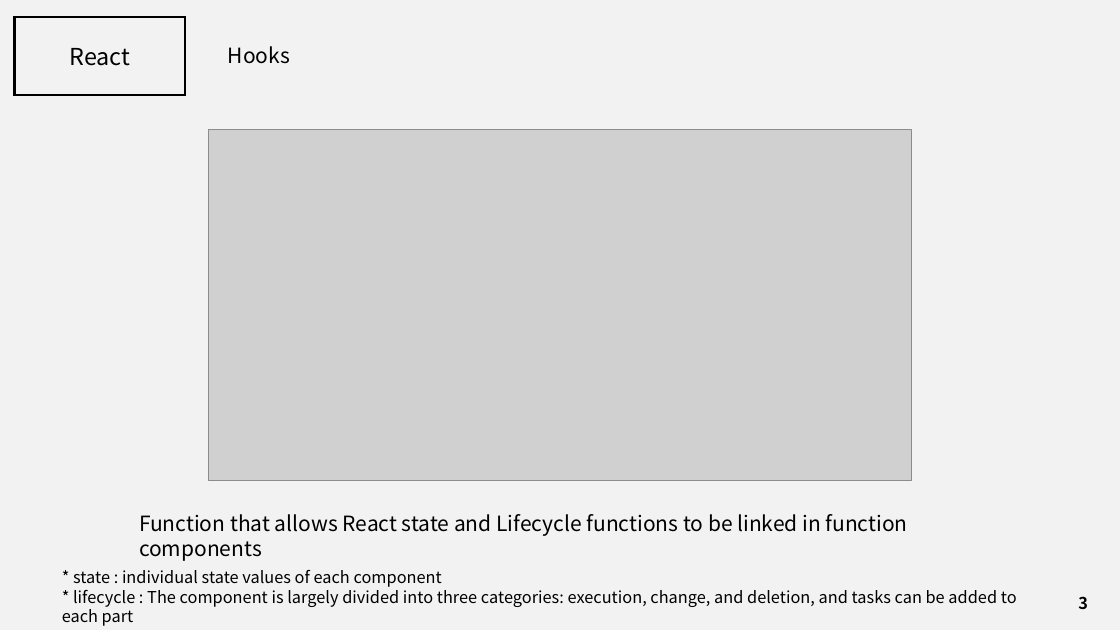
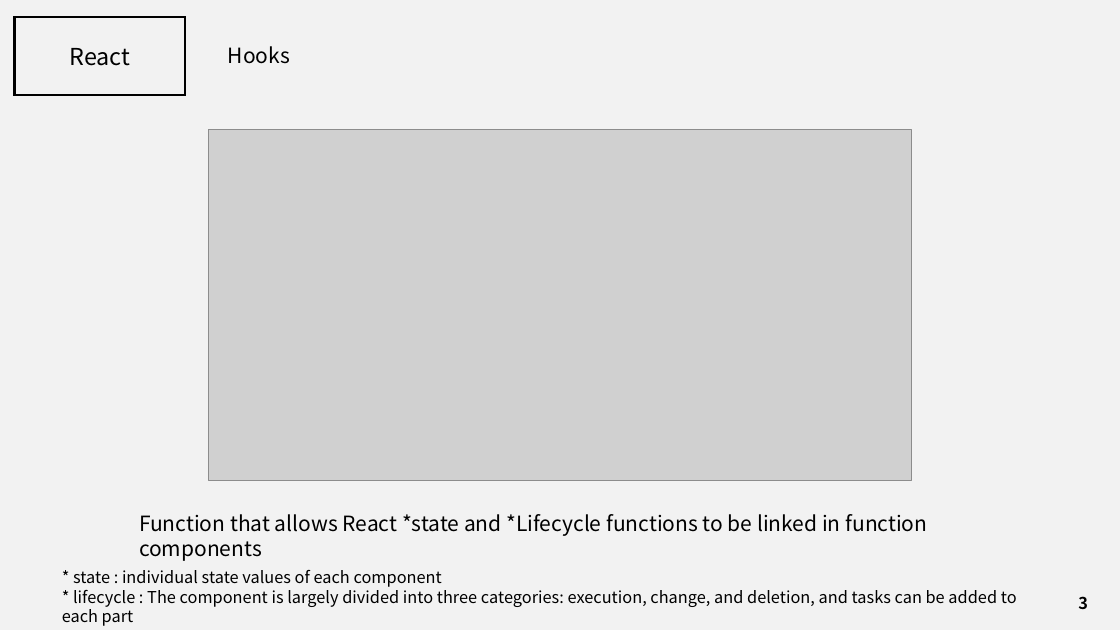
Before and after one commit to J3SUNG/Seminar, a slide deck: slide 3 of 210224_React_2.pptx. Drawn at 1120x630 pixels with LibreOffice and Linux fonts; fonts in the diff are those of the drawing; grey boxes stand for pictures. Boxes give left, top, right and bottom in pixels: in the first picture for what was removed or moved away, otherwise in the second. Text is boxed around its words. In the diff, an @@ line names an element or a change of style, - is before the commit and + after.

```diff
--- a/210224_React_2.pptx
+++ b/210224_React_2.pptx
@@ text at (x1=139, y1=514, x2=927, y2=536): text changed @@
-Function that allows React state and Lifecycle functions to be linked in function components
+Function that allows React *state and *Lifecycle functions to be linked in function components
```
Also in this commit, not shown: 4 other slides changed, 1 other file.
